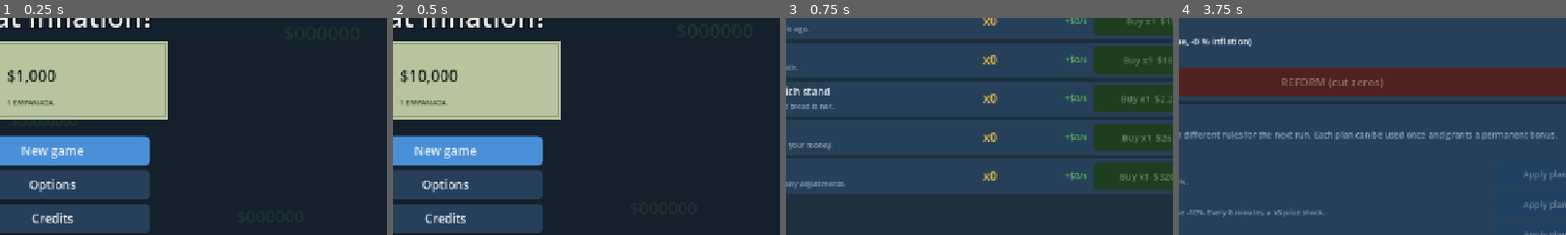
Above: before the commit, frames 1-4 (left to right).
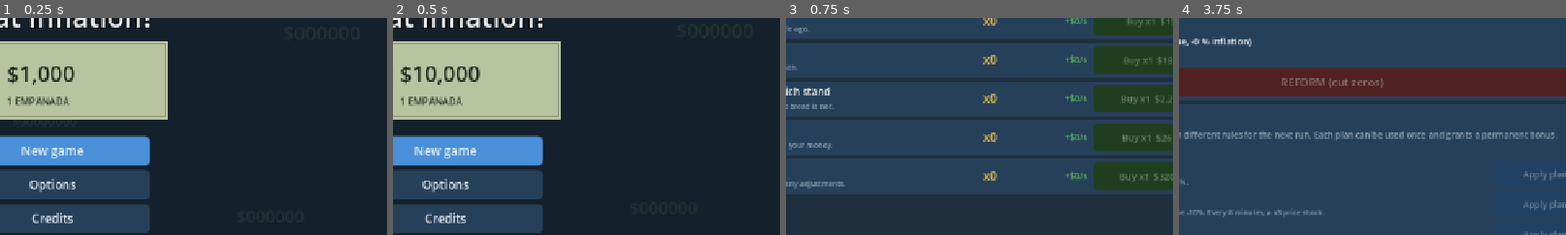
Above: after the commit, the same moments.

Repository: agusmoscato/INFLATION-What-Inflation-
Game: Godot game, scene res://scenes/Main.tscn
Same seed, same stepped clock (60 frames per second), same inputs: the game is played once before the commit and once after it.
Inputs:
- Up to frame 1 (0.25 s): no input
- Up to frame 2 (0.5 s): no input
- Up to frame 3 (0.75 s): click "New game" at 0.5 s
- Up to frame 4 (3.75 s): click "Businesses" at 1.25 s; click "Upgrades" at 2 s; click "Refuges" at 2.75 s; click "Reform" at 3.5 s
The pictures show only the part of the screen within x 43-93%, y 34-84%; the shares and areas given below are measured in that part.

The runs differ from the first frame. In frame 1, 1.2% of the frame differs, in the area x 2-20%, y 22-41%; in frame 2, 1.4%, in the area x 2-23%, y 22-41%; in frame 3, nothing differs; in frame 4, less than 0.1%.

Commit message:
Capturas automáticas en 1920x1080, 1280x800 y 2560x1440; tinte rojo visible; billete escalable
Co-Authored-By: Claude Sonnet 5.5 <noreply@anthropic.com>

Diff:
--- a/data/balance.json
+++ b/data/balance.json
@@ -30,5 +30,5 @@
   "autosave_seconds": 30.0,
   "measure_reduction": 0.2,
   "measures": ["1e25", "1e26", "1e27", "5e27", "2e28"],
-  "hyper_tint_rate": 0.5
+  "hyper_tint_rate": 0.25
 }
--- a/scripts/ui/banknote_view.gd
+++ b/scripts/ui/banknote_view.gd
@@ -40,6 +40,7 @@
 	draw_circle(Vector2(size.x * 0.17, size.y * 0.5), size.y * 0.16, base.lightened(0.1))
 	var shown: int = maxi(0, zeros - cut_zeros)
 	var text: String = "$" + denomination(shown)
-	var fs: int = 26 if text.length() < 11 else (20 if text.length() < 16 else 15)
+	var k: float = maxf(1.0, size.y / 92.0)
+	var fs: int = int((26 if text.length() < 11 else (20 if text.length() < 16 else 15)) * k)
 	draw_string(font, Vector2(size.x * 0.3, size.y * 0.52), text, HORIZONTAL_ALIGNMENT_LEFT, size.x * 0.66, fs, Color("#1d2a1d"))
-	draw_string(font, Vector2(size.x * 0.3, size.y * 0.82), title, HORIZONTAL_ALIGNMENT_LEFT, size.x * 0.66, 12, Color("#2e3d2e"))
+	draw_string(font, Vector2(size.x * 0.3, size.y * 0.82), title, HORIZONTAL_ALIGNMENT_LEFT, size.x * 0.66, int(12.0 * k), Color("#2e3d2e"))
--- a/scripts/ui/game_screen.gd
+++ b/scripts/ui/game_screen.gd
@@ -944,7 +944,7 @@
 		rate_label.rotation = 0.0
 	# tinte rojo en la hiperinflación
 	var hyper: float = EconomyLogic.B("hyper_tint_rate")
-	var target: float = clampf((_rate - hyper) * 0.2, 0.0, 0.32)
+	var target: float = clampf((_rate - hyper) * 0.4, 0.0, 0.32)
 	tint.color.a = target * (0.75 + 0.25 * sin(_clock * 5.0))
 	# billetes volando solos mientras hay ingresos
 	_bill_timer += delta
@@ -1023,7 +1023,7 @@
 	var l: Label = UIKit.label(text, 16, color, HORIZONTAL_ALIGNMENT_CENTER)
 	l.mouse_filter = Control.MOUSE_FILTER_IGNORE
 	p.add_child(l)
-	toast_box.position = Vector2(16.0, 150.0)
+	toast_box.position = Vector2(16.0, maxf(150.0, size.y - 450.0))
 	toast_box.add_child(p)
 	while toast_box.get_child_count() > 4:
 		toast_box.get_child(0).queue_free()
--- /dev/null
+++ b/tests/ScreenshotTour.tscn
@@ -0,0 +1,8 @@
+[gd_scene load_steps=2 format=3]
+
+[ext_resource type="Script" path="res://tests/screenshot_tour.gd" id="1"]
+
+[node name="ScreenshotTour" type="Control"]
+anchor_right = 1.0
+anchor_bottom = 1.0
+script = ExtResource("1")
--- /dev/null
+++ b/tests/screenshot_tour.gd
@@ -0,0 +1,158 @@
+extends Control
+## Recorrido automático de capturas para revisar el layout a distintas resoluciones.
+## Uso (ventana real, no headless):
+##   SHOT_DIR=docs/screenshots godot --rendering-driver opengl3 --resolution 1920x1080 res://tests/ScreenshotTour.tscn
+## Guarda <ancho>x<alto>_<nombre>.png en SHOT_DIR. Usa rutas de guardado aparte (no toca la partida real).
+
+const STEP: int = 18
+
+var main: Node
+var frame: int = 0
+var tag: String = ""
+var steps: Array = []
+var shot_vp: Viewport
+
+
+func _ready() -> void:
+	SaveSystem.save_path = "user://test_save.json"
+	Settings.path = "user://test_settings.cfg"
+	SaveSystem.delete_save()
+	set_anchors_preset(Control.PRESET_FULL_RECT)
+	main = load("res://scenes/Main.tscn").instantiate()
+	shot_vp = get_viewport()
+	var sz: Vector2i = get_window().size
+	var res: String = OS.get_environment("TOUR_RES")
+	if res != "":
+		# Render offscreen a tamaño exacto, emulando el escalado del proyecto (canvas_items + expand).
+		sz = Vector2i(res.get_slice("x", 0).to_int(), res.get_slice("x", 1).to_int())
+		var s: float = minf(float(sz.x) / 1280.0, float(sz.y) / 720.0)
+		var sv: SubViewport = SubViewport.new()
+		sv.size = sz
+		sv.size_2d_override = Vector2i(int(round(float(sz.x) / s)), int(round(float(sz.y) / s)))
+		sv.size_2d_override_stretch = true
+		sv.render_target_update_mode = SubViewport.UPDATE_ALWAYS
+		add_child(sv)
+		sv.add_child(main)
+		shot_vp = sv
+	else:
+		add_child(main)
+	tag = "%dx%d" % [sz.x, sz.y]
+	steps = [
+		["menu", _menu],
+		["01_juego_era1", _early],
+		["02_negocios_era3", _mid],
+		["03_mejoras", _tab.bind(1)],
+		["04_refugios", _tab.bind(2)],
+		["05_reforma", _tab.bind(3)],
+		["06_billetes", _tab.bind(4)],
+		["07_logros", _tab.bind(5)],
+		["08_hiperinflacion", _hyper],
+		["09_reforma_tijera", _reform_anim],
+		["10_opciones", _options],
+		["11_creditos", _credits],
+	]
+
+
+func _process(_delta: float) -> void:
+	frame += 1
+	if frame % STEP != 0:
+		return
+	var i: int = frame / STEP - 1
+	if i > 0 and i - 1 < steps.size():
+		_shot(steps[i - 1][0])
+	if i < steps.size():
+		steps[i][1].call()
+	else:
+		SaveSystem.delete_save()
+		DirAccess.remove_absolute(Settings.path)
+		print("TOUR OK ", tag)
+		get_tree().quit(0)
+
+
+func _shot(name: String) -> void:
+	var dir: String = OS.get_environment("SHOT_DIR")
+	if dir == "":
+		dir = "user://"
+	DirAccess.make_dir_recursive_absolute(ProjectSettings.globalize_path(dir) if dir.begins_with("user://") or dir.begins_with("res://") else dir)
+	shot_vp.get_texture().get_image().save_png("%s/%s_%s.png" % [dir, tag, name])
+
+
+func _g() -> GameScreen:
+	return main._game
+
+
+func _menu() -> void:
+	pass
+
+
+func _early() -> void:
+	Settings.language = "es"
+	Settings.apply()
+	main.start_game(false)
+	var m: GameModel = GameState.m
+	m.money = BigNumber.from_float(900.0)
+	Economy.buy_business("empanadas", 3)
+	Economy.buy_business("kiosco", 1)
+	m.money = BigNumber.from_float(412.0)
+	for i in range(5):
+		Economy.click()
+
+
+func _mid() -> void:
+	var m: GameModel = GameState.m
+	m.era = 3
+	m.reforms = 3
+	m.credibility = 40
+	m.album = [0, 1, 2]
+	m.achievements["first_sale"] = true
+	m.achievements["era_2"] = true
+	m.achievements["era_3"] = true
+	m.lifetime_real = BigNumber.from_float(5e11)
+	m.run_real = BigNumber.from_float(1e12)
+	m.money = BigNumber.from_string("3.4e14")
+	m.price_level = BigNumber.from_float(84.0)
+	m.my_prices = BigNumber.from_float(61.0)
+	m.dirty = true
+	for def in GameData.businesses:
+		if def["era"] <= 3:
+			m.owned[def["id"]] = 8 + int(def["idx"]) * 5
+	m.upgrades["auto_remark1"] = true
+	m.upgrades["click1"] = true
+	m.dirty = true
+	Economy.refuge_buy("usd", 0.02)
+	Economy.refuge_buy("gold", 0.02)
+	EconomyLogic.start_event(m, "aguinaldo")
+	Economy.flush()
+	_g()._select_tab(0)
+
+
+func _tab(i: int) -> void:
+	_g()._select_tab(i)
+
+
+func _hyper() -> void:
+	var m: GameModel = GameState.m
+	m.era = 5
+	m.measures = 1
+	m.active_events = []
+	EconomyLogic.start_event(m, "cepo")
+	m.dirty = true
+	_g()._select_tab(0)
+	EconomyLogic.month_end(m)
+	Economy.flush()
+
+
+func _reform_anim() -> void:
+	var m: GameModel = GameState.m
+	m.run_real = BigNumber.from_float(1e14)
+	m.price_level = BigNumber.from_string("1e9")
+	Economy.reform()
+
+
+func _options() -> void:
+	main.show_options()
+
+
+func _credits() -> void:
+	GameState.m.won = true
+	main.show_credits(true)
Binary file added: docs/screenshots/1280x800_01_juego_era1.png
Binary file added: docs/screenshots/1280x800_02_negocios_era3.png
Binary file added: docs/screenshots/1280x800_03_mejoras.png
Binary file added: docs/screenshots/1280x800_04_refugios.png
Binary file added: docs/screenshots/1280x800_05_reforma.png
Binary file added: docs/screenshots/1280x800_06_billetes.png
Binary file added: docs/screenshots/1280x800_07_logros.png
Binary file added: docs/screenshots/1280x800_08_hiperinflacion.png
Binary file added: docs/screenshots/1280x800_09_reforma_tijera.png
Binary file added: docs/screenshots/1280x800_10_opciones.png
Binary file added: docs/screenshots/1280x800_11_creditos.png
Binary file added: docs/screenshots/1280x800_menu.png
(and 24 more such lines)
